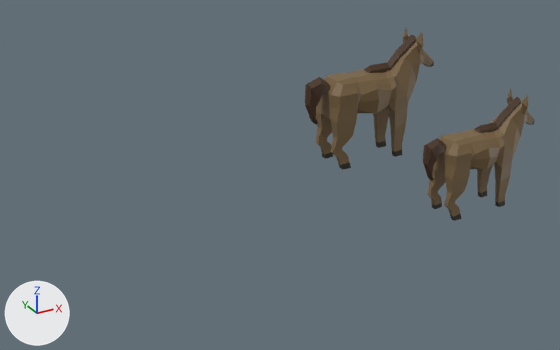
The Blender file src/models/animals/animals.blend: old version first, new version second.
One viewpoint serves both versions: a camera (50 mm lens) standing at (-9.25, -8.59, 5.43) and looking at (-4.04, 0.87, 0.7). Every picture has the same lights, and +X, +Y and +Z are marked at lower left.

Objects in the first picture: 'Horse template', 'shadeBrown.001', 'shadeGray'.
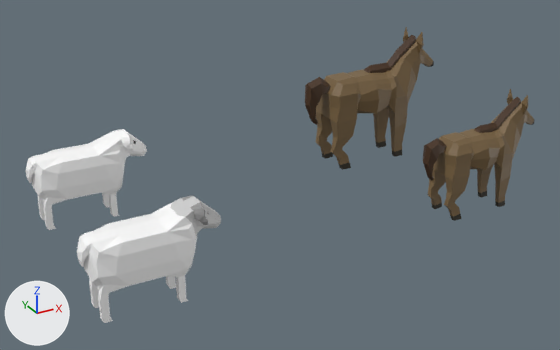
The change, as a list of edits to the scene's bpy script:
```text
Add mat_sheep_ear:
    mat_sheep_ear = principled_material('Sheep Ear')
    mat_sheep_ear.base_color = (0.298, 0.298, 0.298)  # grey #949494
Add mat_sheep_fur:
    mat_sheep_fur = principled_material('Sheep Fur')
    mat_sheep_fur.base_color = (1.0, 1.0, 1.0)  # white #ffffff
Add mat_sheep_head:
    mat_sheep_head = principled_material('Sheep Head')
    mat_sheep_head.base_color = (0.63, 0.63, 0.63)  # light grey #d0d0d0
Add mat_sheep_eye:
    mat_sheep_eye = principled_material('Sheep Eye')
    mat_sheep_eye.base_color = (0.0, 0.0, 0.0)  # black #000000
Add me_cube_014:
    me_cube_014.from_pydata(...)  # 42 vertices, 34 faces; spans x 0.71..0.99, y -0.9..0.72, z 1.04..1.71
    me_cube_014.materials.append(mat_sheep_ear)  # grey #949494
Add me_cube_013:
    me_cube_013.from_pydata(...)  # 150 vertices, 142 faces; spans x -1.38..0.75, y -0.94..0.76, z -1.74..1.48
    me_cube_013.materials.append(mat_sheep_fur)  # white #ffffff
Add me_cube_012:
    me_cube_012.from_pydata(...)  # 126 vertices, 112 faces; spans x 0.456..1.373, y -0.735..0.557, z 0.465..1.733
    me_cube_012.materials.append(mat_sheep_head)  # light grey #d0d0d0
Add me_cube_009:
    me_cube_009.from_pydata(...)  # 163 vertices, 148 faces; spans x -1.05..1.71, y -0.85..0.0, z -1.9..1.58
    # faces by material slot: [144, 4]
    me_cube_009.materials.append(mat_sheep_fur)  # white #ffffff
    me_cube_009.materials.append(mat_sheep_eye)  # black #000000
Add ob_shadewhitexblack_001:
    ob_shadewhitexblack_001 = bpy.data.objects.new('shadeWhiteXBlack.001', me_cube_014)
    ob_shadewhitexblack_001.location = (-6.54, -0.36, 0.62)
    ob_shadewhitexblack_001.scale = (0.673, 0.367, 0.37)
Add ob_shadewhitexwhitexwhitexwhitexwhitexbrownxblack_002:
    ob_shadewhitexwhitexwhitexwhitexwhitexbrownxblack_002 = bpy.data.objects.new('shadeWhiteXWhiteXWhiteXWhiteXWhiteXBrownXBlack.002', me_cube_013)
    ob_shadewhitexwhitexwhitexwhitexwhitexbrownxblack_002.location = (-6.54, -0.36, 0.62)
    ob_shadewhitexwhitexwhitexwhitexwhitexbrownxblack_002.scale = (0.673, 0.367, 0.37)
Add ob_shadewhitexwhitexblack:
    ob_shadewhitexwhitexblack = bpy.data.objects.new('shadeWhiteXWhiteXBlack', me_cube_012)
    ob_shadewhitexwhitexblack.location = (-6.54, -0.36, 0.62)
    ob_shadewhitexwhitexblack.scale = (0.673, 0.367, 0.37)
Add ob_sheep_template:
    ob_sheep_template = bpy.data.objects.new('Sheep template', me_cube_009)
    ob_sheep_template.location = (-6.76, 2.38, 0.68)
    ob_sheep_template.scale = (0.673, 0.367, 0.37)
    _m = ob_sheep_template.modifiers.new('Mirror', 'MIRROR')
    _m.use_axis = (False, True, False)
    _m.use_clip = True
```

Pixel boxes (x1, y1, x2, y2) of what changed, in the pictures (560 x 350 px):
'shadeWhiteXWhiteXWhiteXWhiteXWhiteXBrownXBlack.002', added: after (77, 203, 197, 323)
'Sheep template', added: after (25, 129, 147, 230)
    faces in mat_sheep_fur (white #ffffff): (25, 129, 147, 230)
'shadeWhiteXWhiteXBlack', added: after (170, 196, 221, 237)
'shadeWhiteXBlack.001', added: after (181, 196, 208, 225)
